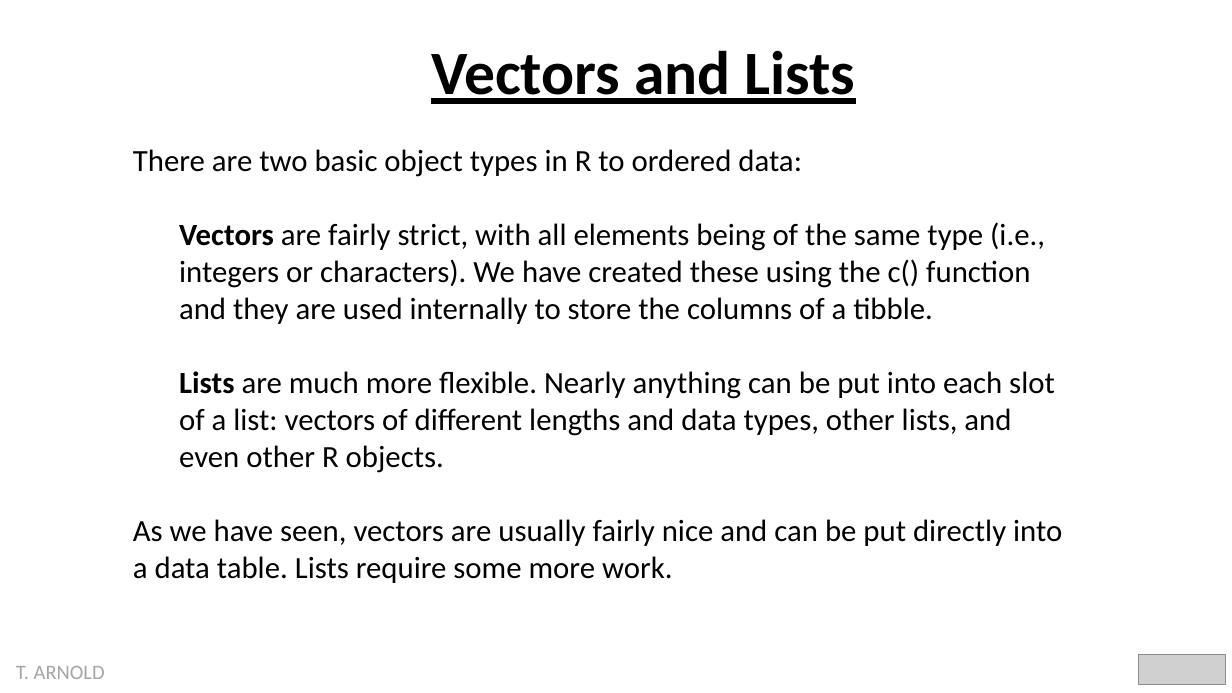
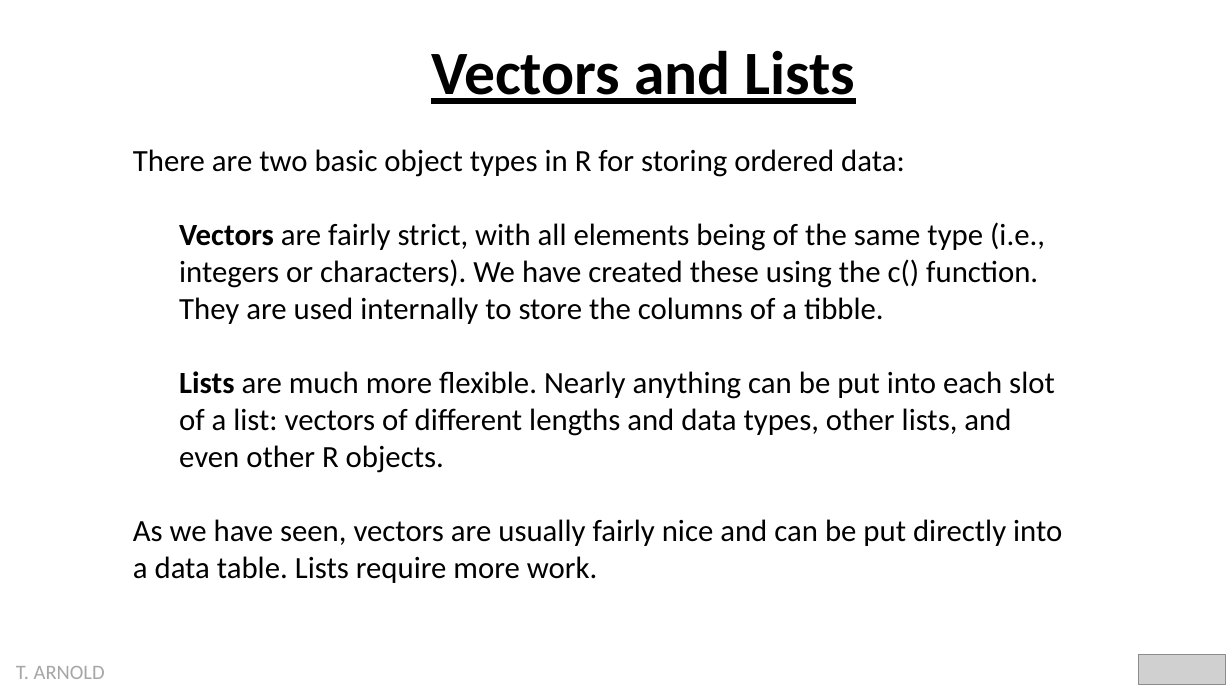
Before and after one commit to statsmaths/dsst289-f21, a slide deck: slide 1 of pslides/vcts_lists.pptx. Drawn at 1232x693 pixels with LibreOffice and Linux fonts; fonts in the diff are those of the drawing; grey boxes stand for pictures. Boxes give left, top, right and bottom in pixels: in the first picture for what was removed or moved away, otherwise in the second. Text is boxed around its words. In the diff, an @@ line names an element or a change of style, - is before the commit and + after.

```diff
--- a/pslides/vcts_lists.pptx
+++ b/pslides/vcts_lists.pptx
@@ text at box(133, 149, 1045, 324): text changed @@
-There are two basic object types in R to ordered data:
-  Vectors are fairly strict, with all elements being of the same type (i.e., integers or characters). We have created these using the c() function and they are used internally to store the columns of a tibble.
+There are two basic object types in R for storing ordered data:
+  Vectors are fairly strict, with all elements being of the same type (i.e., integers or characters). We have created these using the c() function. They are used internally to store the columns of a tibble.
@@ text at box(133, 519, 1062, 583): text changed @@
-As we have seen, vectors are usually fairly nice and can be put directly into a data table. Lists require some more work.
+As we have seen, vectors are usually fairly nice and can be put directly into a data table. Lists require more work.
```
Also in this commit, not shown: 3 other slides changed, 17 other files.
